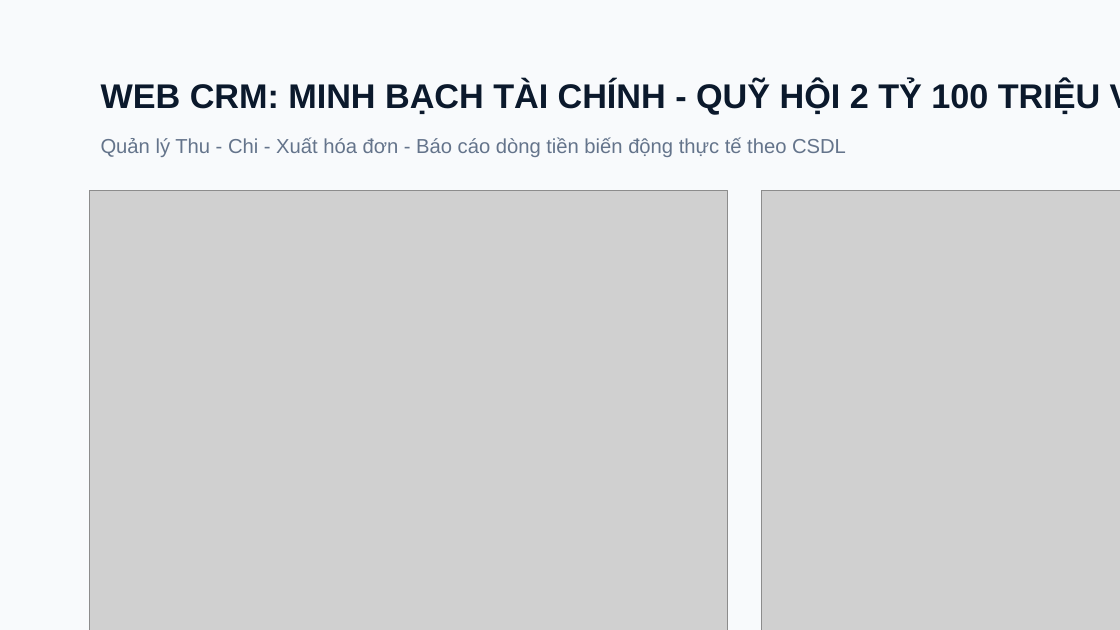
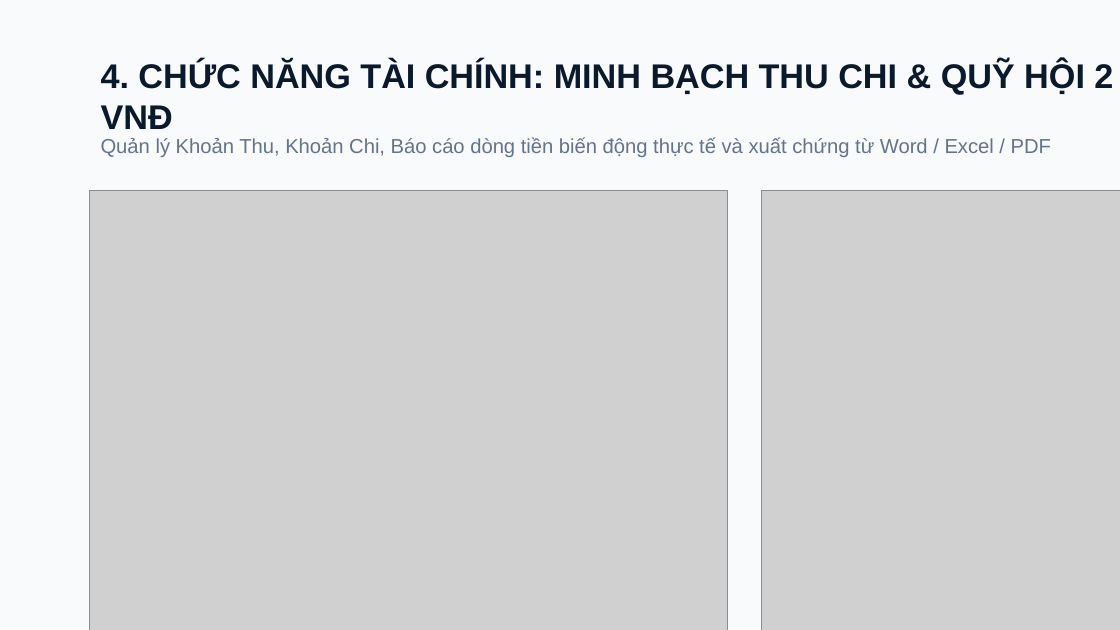
Before and after one commit to viconnect-product-team/ceoHN10_project, a slide deck: slide 7 of document/SLIDE_TRINH_BAY_PHAN_MEM_CEOHN10.pptx. Drawn at 1120x630 pixels with LibreOffice and Linux fonts; fonts in the diff are those of the drawing; grey boxes stand for pictures. Boxes give left, top, right and bottom in pixels: in the first picture for what was removed or moved away, otherwise in the second. Text is boxed around its words. In the diff, an @@ line names an element or a change of style, - is before the commit and + after.

```diff
--- a/document/SLIDE_TRINH_BAY_PHAN_MEM_CEOHN10.pptx
+++ b/document/SLIDE_TRINH_BAY_PHAN_MEM_CEOHN10.pptx
@@ text at (101,60,1113,129): text changed @@
-WEB CRM: MINH BẠCH TÀI CHÍNH - QUỸ HỘI 2 TỶ 100 TRIỆU VNĐ
+4. CHỨC NĂNG TÀI CHÍNH: MINH BẠCH THU CHI & QUỸ HỘI 2 TỶ 100 TRIỆU VNĐ
@@ text at (101,137,1051,157): text changed @@
-Quản lý Thu - Chi - Xuất hóa đơn - Báo cáo dòng tiền biến động thực tế theo CSDL
+Quản lý Khoản Thu, Khoản Chi, Báo cáo dòng tiền biến động thực tế và xuất chứng từ Word / Excel / PDF
```
Also in this commit, not shown: 4 other slides changed, 3 slides added, 5 slides removed, 9 other files.
